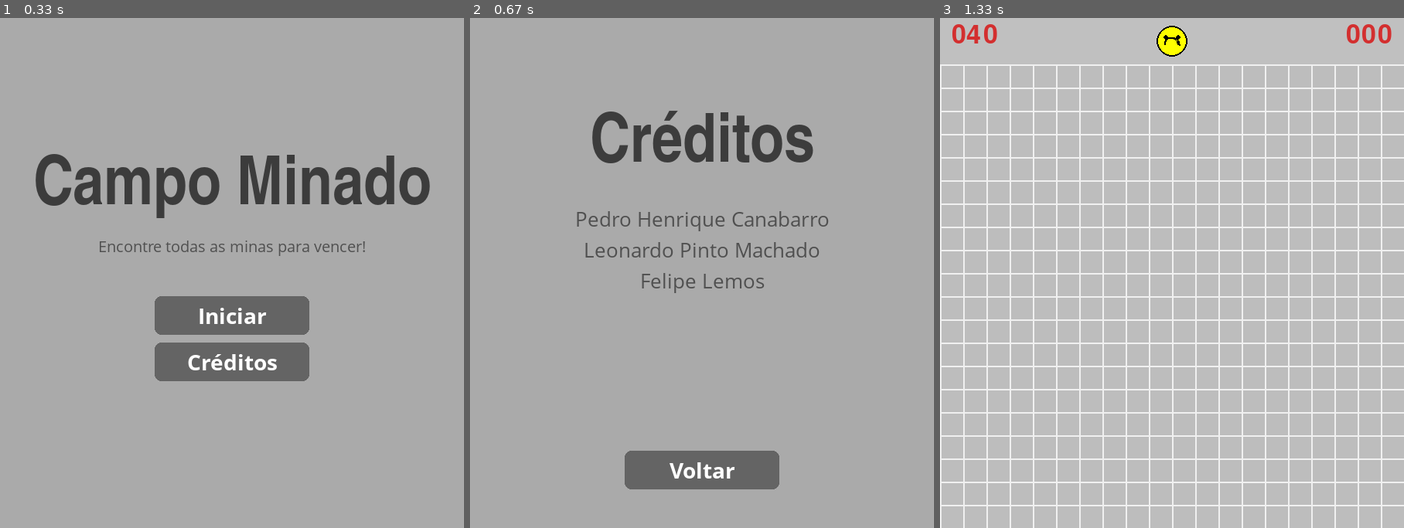
Above: before the commit, frames 1-3 (left to right).
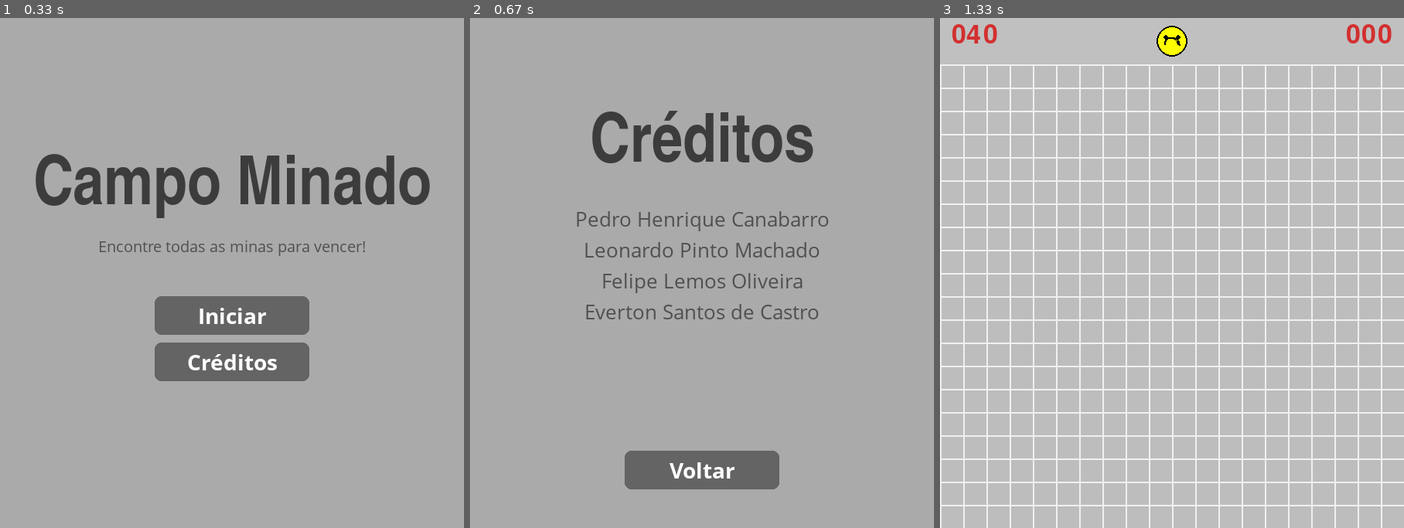
Above: after the commit, the same moments.

Repository: LeonardoMachado1/pygame
Game: pygame game, started from jogo_cg.py
The game is run twice, just before and just after one commit, with the same random seed, the same clock (stepped at 60 frames per second) and the same inputs.
Inputs:
- Up to frame 1 (0.33 s): no input
- Up to frame 2 (0.67 s): click "Créditos" at 0.38 s
- Up to frame 3 (1.33 s): click "Voltar" at 0.72 s; click "Iniciar" at 1.05 s

Frame 1 is identical in both runs. In frame 2, 0.9% of the frame differs, in the area x 25-75%, y 50-60%; in frame 3, nothing differs.

Commit message:
Update jogo_cg.py

Diff:
--- a/jogo_cg.py
+++ b/jogo_cg.py
@@ -277,7 +277,7 @@
             title_rect = title_surf.get_rect(center=(SCREEN_WIDTH / 2, SCREEN_HEIGHT / 4))
             screen.blit(title_surf, title_rect)
 
-            creators = ["Pedro Henrique Canabarro", "Leonardo Pinto Machado", "Felipe Lemos"]
+            creators = ["Pedro Henrique Canabarro", "Leonardo Pinto Machado", "Felipe Lemos Oliveira", "Everton Santos de Castro"]
             for i, creator in enumerate(creators):
                 creator_surf = credits_font.render(creator, True, (80, 80, 80))
                 creator_rect = creator_surf.get_rect(center=(SCREEN_WIDTH / 2, title_rect.bottom + 50 + i * 40))
